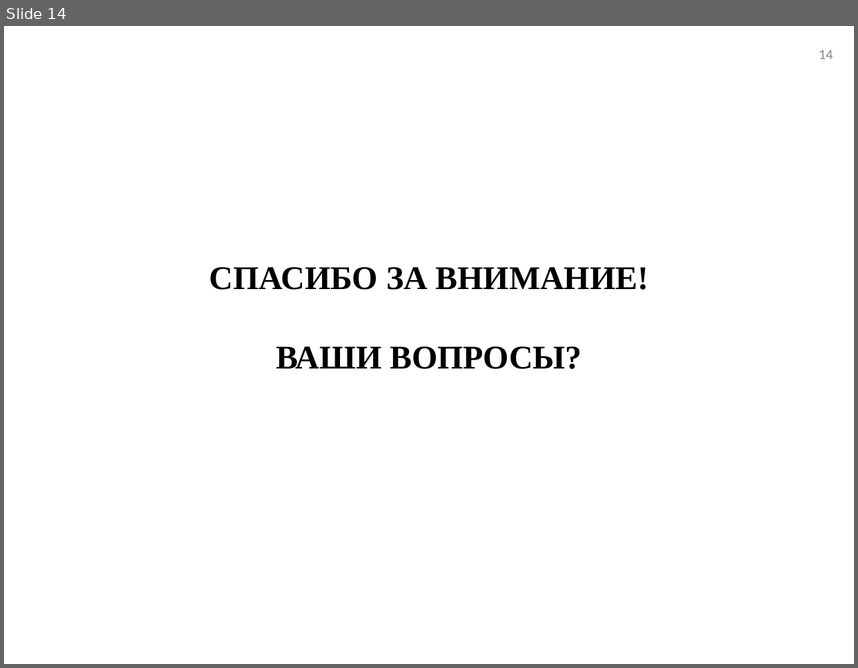
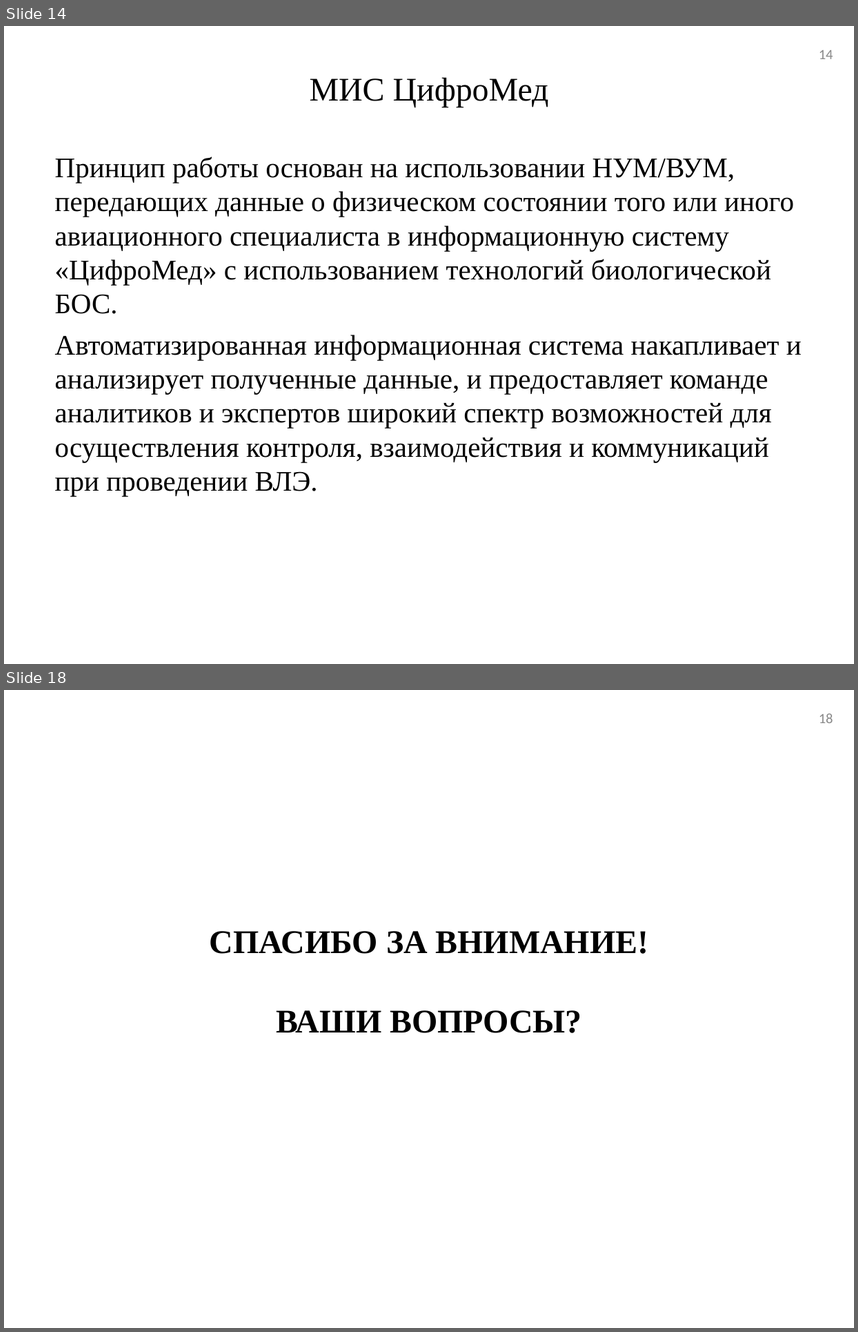
Before and after one commit to tehdoorsareopen/science, a slide deck: _Аспирантура/_Статьи/Алушта16/Алушта16.ppt. Shown one above the other, each under a label of ours: slide 14 before the commit, slides 14 and 18 after it; the slides between them are not shown. The pictures are 858x668 and 858x1332 pixels, drawn with LibreOffice and Linux fonts; fonts in the diff are those of the drawing. Boxes give left, top, right and bottom in pixels: in the first picture for what was removed or moved away, otherwise in the second. Text is boxed around its words. In the diff, an @@ line names an element or a change of style, - is before the commit and + after.

```diff
--- a/_Аспирантура/_Статьи/Алушта16/Алушта16.ppt
+++ b/_Аспирантура/_Статьи/Алушта16/Алушта16.ppt
@@ slide 14 added at [4, 26, 854, 664], background #FFFFFF @@
@@ page number added at [819, 50, 833, 59], 12 pt, text #898989 @@
+14
@@ title added at [310, 77, 549, 107], 28 pt, text #000000 @@
+МИС ЦифроМед
@@ text added at [55, 156, 802, 496], 24 pt, text #000000 @@
+Принцип работы основан на использовании НУМ/ВУМ, передающих данные о физическом состоянии того или иного авиационного специалиста в информационную систему «ЦифроМед» с использованием технологий биологической БОС.
+Автоматизированная информационная система накапливает и анализирует полученные данные, и предоставляет команде аналитиков и экспертов широкий спектр возможностей для осуществления контроля, взаимодействия и коммуникаций при проведении ВЛЭ.
@@ what was slide 14 is now slide 18 @@
@@ page number at [819, 713, 833, 723]: text changed @@
-14
+18
```
Also in this commit, not shown: 1 slide changed, 13 other slides added, 10 slides removed, 10 other files.
